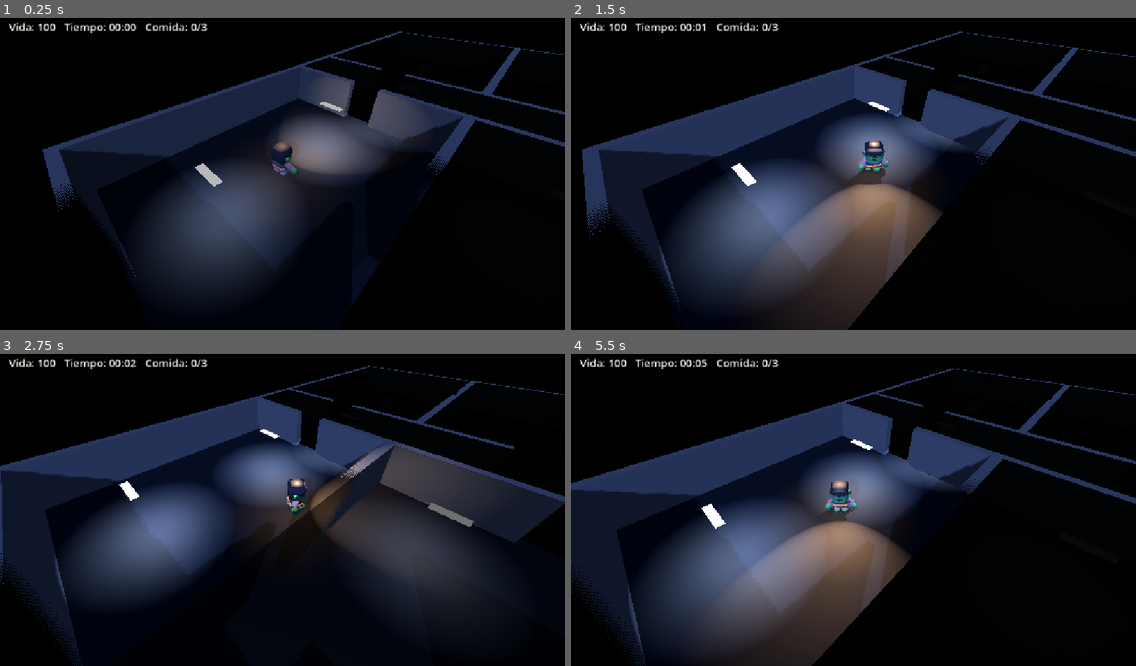
Above: before the commit, frames 1-4 (two rows, left to right).
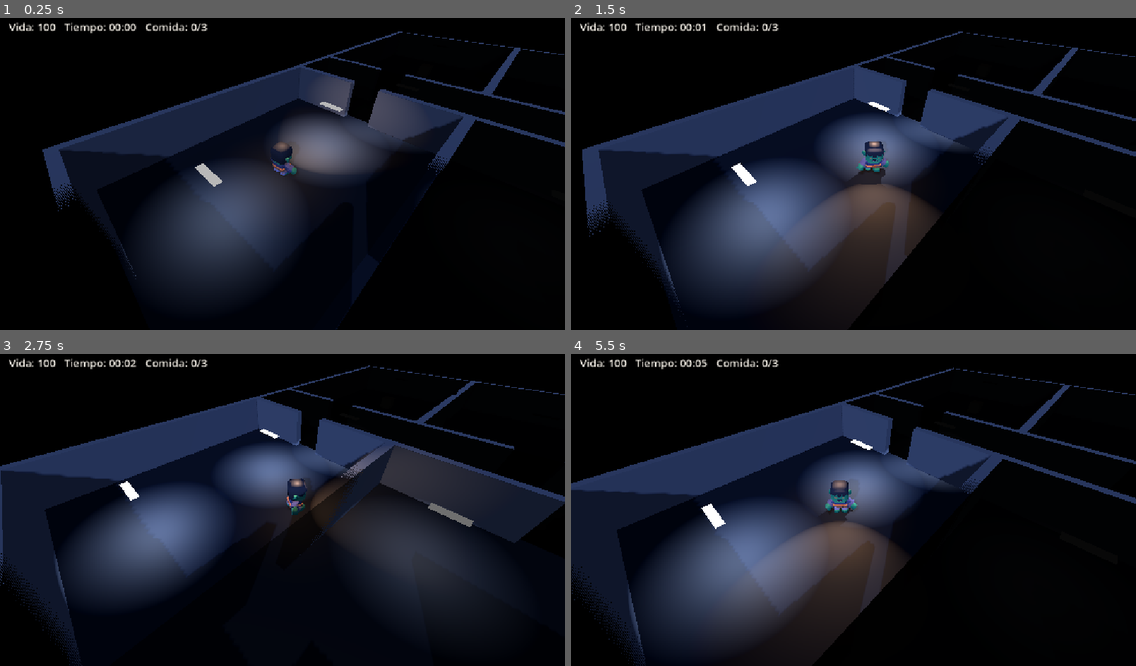
Above: after the commit, the same moments.

Repository: SofiaRubiano10/Zombivors_4to
Game: Godot game, scene res://main.tscn
The game is run twice, just before and just after one commit, with the same random seed, the same clock (stepped at 60 frames per second) and the same inputs.
Inputs:
- Up to frame 1 (0.25 s): no input
- Up to frame 2 (1.5 s): hold D (move_right) 0.53-1.28 s; hold Shift (correr) 0.53-1.28 s; hold S (move_down) from 1.28 s (still down); tap E (interactuar) at 1.35 s
- Up to frame 3 (2.75 s): release S (move_down) at 2.03 s; hold D (move_right) from 2.03 s (still down); tap F at 2.1 s
- Up to frame 4 (5.5 s): release D (move_right) at 2.78 s; hold W (move_up) 2.78-3.53 s; tap one key every 0.75 s from 2.85 s: G T Shift (correr) E (interactuar); hold A (move_left) 3.53-5.03 s; hold S (move_down) from 5.03 s (still down)

The runs differ from the first frame. In frame 2, 5.3% of the frame differs, in the area x 42-65%, y 39-86%; in frame 3, 0.6%; in frame 4, 5.9%, in the area x 35-59%, y 40-88%.

Commit message:
Luz del zombi según la sala
La visión del zombi ya no depende de la hora sino de la sala donde está. Cada sala tiene un valor de oscuridad (0 iluminada, 1 sin luz): en las iluminadas el cono baja porque ya se ve, y en las oscuras como el archivo queda al máximo. Al cruzar una puerta cambia suave, no de golpe.

Diff:
--- a/main.tscn
+++ b/main.tscn
@@ -525,11 +525,13 @@
 transform = Transform3D(1, 0, 0, 0, 1, 0, 0, 0, 1, -18, 1.31, -10)
 mesh = SubResource("Caja_niebla_OficinaA")
 script = ExtResource("20_niebla")
+oscuridad = 0.35
 
 [node name="OficinaB" type="MeshInstance3D" parent="Mapa/Niebla"]
 transform = Transform3D(1, 0, 0, 0, 1, 0, 0, 0, 1, -6, 1.31, -10)
 mesh = SubResource("Caja_niebla_OficinaB")
 script = ExtResource("20_niebla")
+oscuridad = 0.7
 
 [node name="Juntas" type="MeshInstance3D" parent="Mapa/Niebla"]
 transform = Transform3D(1, 0, 0, 0, 1, 0, 0, 0, 1, 6, 1.31, -10)
@@ -540,21 +542,25 @@
 transform = Transform3D(1, 0, 0, 0, 1, 0, 0, 0, 1, 18, 1.31, -10)
 mesh = SubResource("Caja_niebla_Gerencia")
 script = ExtResource("20_niebla")
+oscuridad = 0.35
 
 [node name="Pasillo" type="MeshInstance3D" parent="Mapa/Niebla"]
 transform = Transform3D(1, 0, 0, 0, 1, 0, 0, 0, 1, 0, 1.31, 0)
 mesh = SubResource("Caja_niebla_Pasillo")
 script = ExtResource("20_niebla")
+oscuridad = 0.7
 
 [node name="Recepcion" type="MeshInstance3D" parent="Mapa/Niebla"]
 transform = Transform3D(1, 0, 0, 0, 1, 0, 0, 0, 1, -18, 1.31, 10)
 mesh = SubResource("Caja_niebla_Recepcion")
 script = ExtResource("20_niebla")
+oscuridad = 0.35
 
 [node name="AreaAbierta" type="MeshInstance3D" parent="Mapa/Niebla"]
 transform = Transform3D(1, 0, 0, 0, 1, 0, 0, 0, 1, 0, 1.31, 10)
 mesh = SubResource("Caja_niebla_AreaAbierta")
 script = ExtResource("20_niebla")
+oscuridad = 0.6
 
 [node name="Archivo" type="MeshInstance3D" parent="Mapa/Niebla"]
 transform = Transform3D(1, 0, 0, 0, 1, 0, 0, 0, 1, 18, 1.31, 10)
--- a/niebla_sala.gd
+++ b/niebla_sala.gd
@@ -14,12 +14,16 @@
 @export var opacidad_max = 0.97
 # Qué tan rápido se abre o se cierra (más alto = más rápido).
 @export var suavizado = 5.0
+# Qué tan oscura es la sala por dentro: 0 bien iluminada, 1 sin luz.
+# La lee la visión del zombi para saber cuánto alumbrar.
+@export_range(0.0, 1.0) var oscuridad = 1.0
 
 var jugador = null
 var material = StandardMaterial3D.new()
 var opacidad = 1.0
 
 func _ready():
+	add_to_group("salas")
 	# Sin sombreado: la niebla no recibe luz, siempre es negra.
 	material.shading_mode = BaseMaterial3D.SHADING_MODE_UNSHADED
 	material.transparency = BaseMaterial3D.TRANSPARENCY_ALPHA
--- a/scripts/luz_jugador.gd
+++ b/scripts/luz_jugador.gd
@@ -3,8 +3,8 @@
 
 # La visión del zombi: un cono amplio hacia delante y un halo tenue alrededor.
 # No es una linterna: es lo que el zombi alcanza a ver.
-# Ya no hay día ni noche: la oficina está cerrada y a oscuras, así que la luz
-# queda siempre encendida (la del fondo es fija y fría).
+# Ya no hay día ni noche: la luz depende de la sala. En una sala iluminada el
+# zombi ve sin ayuda y el cono baja; en una sala oscura queda al máximo.
 
 @export var rango: float = 10.0 # Metros de alcance de la luz (ve unos 8 m por delante)
 @export var apertura: float = 40.0 # Grados de medio cono (35 y horizontal era una linterna)
@@ -12,14 +12,14 @@
 # A la altura de los ojos el suelo lejano casi no recibe luz (le llega de lado).
 @export var altura: float = 3.0 # Metros sobre los pies del zombi
 @export var inclinacion: float = 35.0 # Grados hacia abajo: apunta a unos 4 m por delante
-@export var energia_noche: float = 25.0 # Energía del cono en plena noche
+@export var energia_max: float = 25.0 # Energía del cono en una sala sin luz
 @export var halo: OmniLight3D # Luz redonda y débil alrededor del zombi
 @export var energia_halo: float = 3.0
 @export var suavizado: float = 4.0 # Qué tan rápido sigue al valor que le toca
 
 # 0 sano, 1 crítico. Lo escribe SistemaEventos: con poca vida la luz sube un poco.
 var peligro: float = 0.0
-# 0 con luz alrededor, 1 a oscuras. Por ahora la oficina entera cuenta como oscura.
+# 0 con luz alrededor, 1 a oscuras. Sale de la sala donde está el zombi.
 var oscuridad: float = 1.0
 
 func _ready() -> void:
@@ -38,7 +38,9 @@
 
 func _process(delta: float) -> void:
 	var mezcla: float = 1.0 - exp(-suavizado * delta)
-	light_energy = lerpf(light_energy, energia_para(oscuridad, peligro, energia_noche), mezcla)
+	# Al cruzar una puerta cambia poco a poco, no de golpe.
+	oscuridad = lerpf(oscuridad, oscuridad_aqui(), mezcla)
+	light_energy = lerpf(light_energy, energia_para(oscuridad, peligro, energia_max), mezcla)
 	visible = light_energy > 0.01
 	if halo != null:
 		halo.light_energy = lerpf(halo.light_energy, energia_halo * oscuridad, mezcla)
@@ -46,8 +48,21 @@
 
 # La cuenta, aparte para poder probarla: sin oscuridad 0; a oscuras la energía base,
 # y hasta un 60 % más cuando al zombi le queda poca vida.
-static func energia_para(noche: float, riesgo: float, base: float) -> float:
-	return base * (1.0 + 0.6 * riesgo) * noche
+static func energia_para(oscuro: float, riesgo: float, base: float) -> float:
+	return base * (1.0 + 0.6 * riesgo) * oscuro
+
+# La oscuridad de la sala donde está el zombi: la más cercana (dentro de una sala
+# la distancia es 0). Sin salas en la escena, todo cuenta como oscuro.
+func oscuridad_aqui() -> float:
+	var mejor: float = INF
+	var valor: float = 1.0
+	var pos: Vector3 = get_parent().global_position
+	for sala in get_tree().get_nodes_in_group("salas"):
+		var d: float = sala.distancia_a_sala(pos)
+		if d < mejor:
+			mejor = d
+			valor = sala.oscuridad
+	return valor
 
 static func atenuacion(d: float, exponente: float = 2.0) -> float:
 	return 1.0 / pow(maxf(d, 0.0001), exponente)
